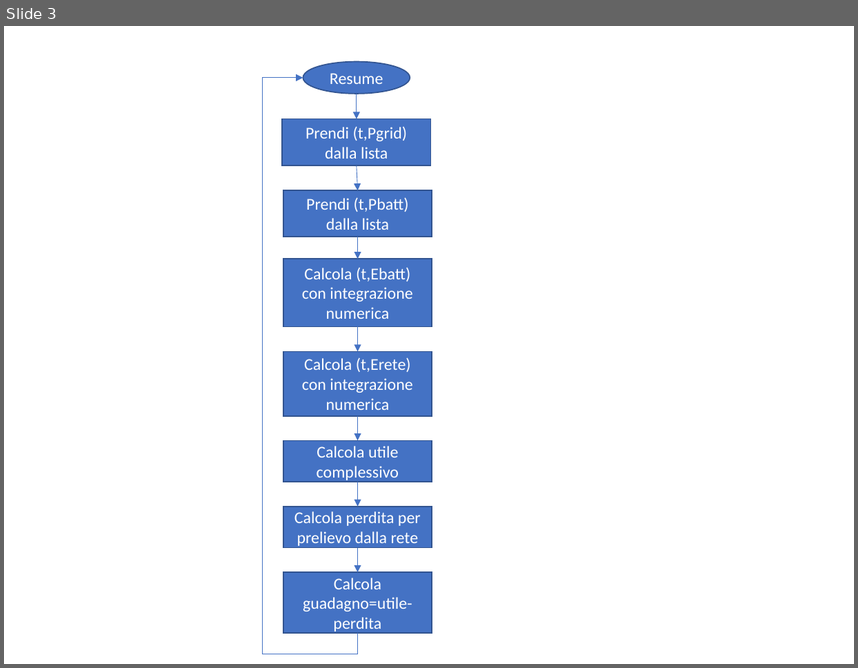
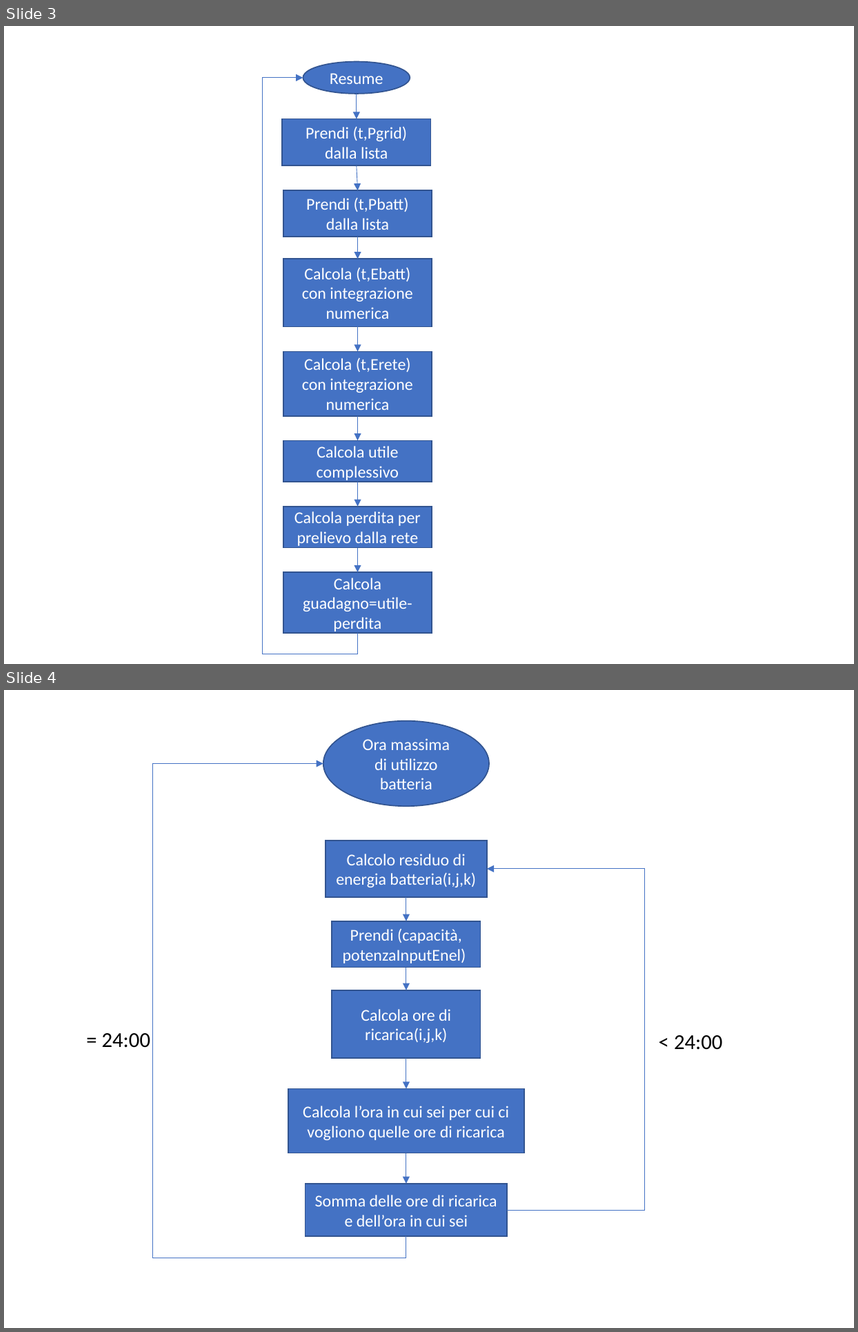
Before and after one commit to gsiano96/EnergyManagementSystem, a slide deck: Documentation/Presentation/Schema_algoritmo.pptx. Shown one above the other, each under a label of ours: slide 3 before the commit, slides 3 and 4 after it. The pictures are 858x668 and 858x1332 pixels, drawn with LibreOffice and Linux fonts; fonts in the diff are those of the drawing. Boxes give left, top, right and bottom in pixels: in the first picture for what was removed or moved away, otherwise in the second. Text is boxed around its words. In the diff, an @@ line names an element or a change of style, - is before the commit and + after.

```diff
--- a/Documentation/Presentation/Schema_algoritmo.pptx
+++ b/Documentation/Presentation/Schema_algoritmo.pptx
@@ slide 4 added at box(4, 690, 854, 1328), background #FFFFFF @@
@@ ellipse added at box(323, 720, 489, 806), fill #4472C4, outline #325491 1 pt, 14 pt, text #FFFFFF @@
+Ora massima di utilizzo batteria
@@ elbow arrow added from (406, 1236) to (323, 763), #4472C4 0.5 pt @@
@@ rectangle added at box(326, 840, 487, 898), fill #4472C4, outline #325491 1 pt, 14 pt, text #FFFFFF @@
+Calcolo residuo di energia batteria(i,j,k)
@@ elbow arrow added from (507, 1210) to (487, 869), #4472C4 0.5 pt @@
@@ arrow added from (406, 896) to (406, 921), #4472C4 0.5 pt @@
@@ rectangle added at box(332, 921, 481, 967), fill #4472C4, outline #325491 1 pt, 14 pt, text #FFFFFF @@
+Prendi (capacità, potenzaInputEnel)
@@ arrow added from (406, 967) to (406, 990), #4472C4 0.5 pt @@
@@ rectangle added at box(332, 990, 481, 1058), fill #4472C4, outline #325491 1 pt, 14 pt, text #FFFFFF @@
+Calcola ore di ricarica(i,j,k)
@@ text added at box(102, 1033, 151, 1047), 18 pt, text #000000 @@
+= 24:00
@@ text added at box(674, 1035, 723, 1049), 18 pt, text #000000 @@
+< 24:00
@@ arrow added from (406, 1058) to (406, 1089), #4472C4 0.5 pt @@
@@ rectangle added at box(289, 1089, 524, 1153), fill #4472C4, outline #325491 1 pt, 14 pt, text #FFFFFF @@
+Calcola l’ora in cui sei per cui ci vogliono quelle ore di ricarica
@@ arrow added from (406, 1152) to (406, 1183), #4472C4 0.5 pt @@
@@ rectangle added at box(305, 1183, 507, 1236), fill #4472C4, outline #325491 1 pt, 14 pt, text #FFFFFF @@
+Somma delle ore di ricarica e dell’ora in cui sei
```
Also in this commit, not shown: 2 other files.
